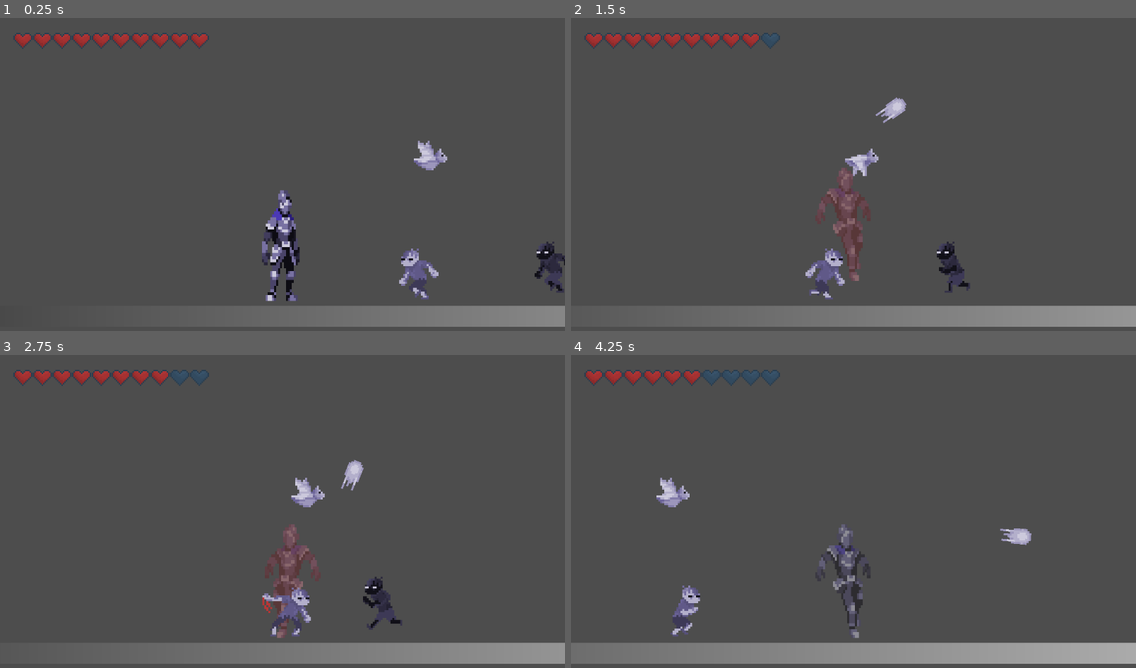
Above: before the commit, frames 1-4 (two rows, left to right).
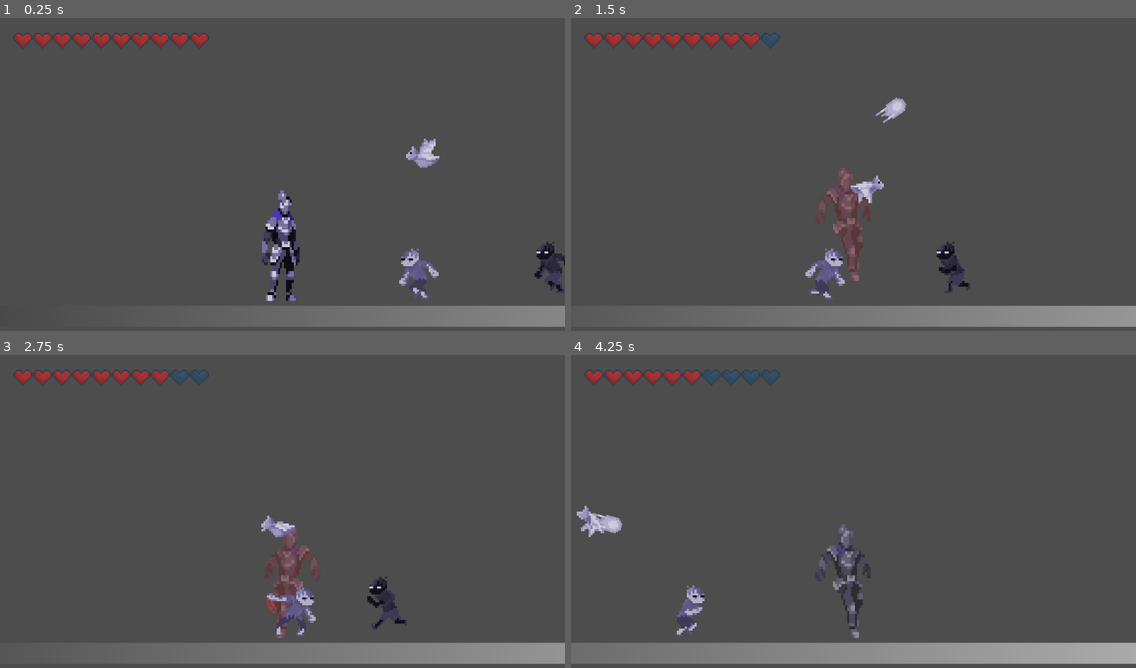
Above: after the commit, the same moments.

Repository: hugoc7/AbyssGameJam
Game: Godot game, scene res://levels/hugo.tscn
The game is run twice, just before and just after one commit, with the same random seed, the same clock (stepped at 60 frames per second) and the same inputs. This scene is started directly instead of the project's main scene.
Inputs (mouse positions are in pixels of both pictures, inside the frame that each line leads up to):
- Up to frame 1 (0.25 s): no input
- Up to frame 2 (1.5 s): move the mouse to (977, 161) at 0.52 s; hold Right mouse button (attack_range) 0.53-1.28 s; hold D (move_right) from 0.53 s (still down); tap W (jump) at 0.77 s; move the mouse to (740, 193) at 1.27 s; right-click (740, 193) at 1.35 s
- Up to frame 3 (2.75 s): tap W (jump) at 1.52 s; move the mouse to (339, 442) at 2.02 s; release D (move_right) at 2.03 s; press the mouse at (339, 442) at 2.03 s; hold A (move_left) from 2.03 s (still down); right-click (339, 442) at 2.3 s
- Up to frame 4 (4.25 s): move the mouse to (825, 577) at 2.77 s; release A (move_left) at 2.78 s; release the mouse at (825, 577) at 2.78 s; hold D (move_right) from 2.78 s (still down); tap Space (switch_level_color) at 2.85 s; tap W (jump) at 3.02, 3.77 s; right-click (825, 577) at 3.05 s; move the mouse to (1023, 561) at 3.52 s; hold Right mouse button (attack_range) from 3.53 s (still down)

The runs differ from the first frame. In frame 1, 0.3% of the frame differs, in the area x 71-80%, y 38-49%; in frame 2, 0.5%; in frame 3, 1.6%, in the area x 46-72%, y 33-90%; in frame 4, 1.3%.

Commit message:
change bat attack

Diff:
--- a/enemy/bat/enemy_bat.gd
+++ b/enemy/bat/enemy_bat.gd
@@ -23,7 +23,6 @@
 var color_as_text = "white"
 @onready var sprite : AnimatedSprite2D = $Sprite
 
-var is_in_cooldown = false
 
 var turnaround_timer : SceneTreeTimer = null
 
@@ -68,8 +67,6 @@
 
 	sprite.play(sprite.animation)
 	turnaround_timer = get_tree().create_timer(0)
-	body_entered.connect(_on_body_entered)
-	$CooldownTimer.timeout.connect(_on_cooldown_timeout)
 
 
 
@@ -100,22 +97,3 @@
 			sprite.scale.x = direction * abs(sprite.scale.x)
 
 		global_position.y += y_speed * delta * (abs(abs(int(global_position.x) % x_oscilate_period) - x_oscilate_period/ 2 )-x_oscilate_period/4)/x_oscilate_period*4
-
-
-	if sqr_dist_to_player < attack_range*attack_range and not is_in_cooldown:
-		_damage_player()
-		is_in_cooldown = true
-		$CooldownTimer.start()
-
-func _damage_player():
-	if player == null:
-		return
-	player.take_damage(damage)
-	#print_debug("atk player")
-
-func _on_cooldown_timeout():
-	is_in_cooldown = false
-
-func _on_body_entered(body):
-	pass
-	#_damage_player()
--- a/enemy/bat/enemy_bat.tscn
+++ b/enemy/bat/enemy_bat.tscn
@@ -30,9 +30,6 @@
 rotation = 1.5708
 shape = SubResource("CapsuleShape2D_okoi0")
 
-[node name="CooldownTimer" type="Timer" parent="."]
-one_shot = true
-
 [node name="AttackTimer" type="Timer" parent="."]
 wait_time = 2.0
 one_shot = true
--- a/levels/hugo.tscn
+++ b/levels/hugo.tscn
@@ -69,7 +69,9 @@
 script = ExtResource("8_s1ufl")
 target = NodePath("../Player")
 
-[node name="EnemyBat" parent="." instance=ExtResource("8_kusof")]
+[node name="EnemyBat" parent="." node_paths=PackedStringArray("player") instance=ExtResource("8_kusof")]
 position = Vector2(440, 299)
+player = NodePath("../Player")
+projectile_speed = 100.0
 
 [connection signal="life_changed" from="Player" to="HUD" method="_on_player_life_changed"]
--- a/player/player.gd
+++ b/player/player.gd
@@ -132,7 +132,7 @@
 
 
 func _unhandled_input(event):
-	if state == DYING:
+	if state == DYING or is_invincible:
 		return
 	if event.is_action_pressed("attack_short") and not is_short_attack_on_cooldown:
 		$ShortAttackTimer.start()
